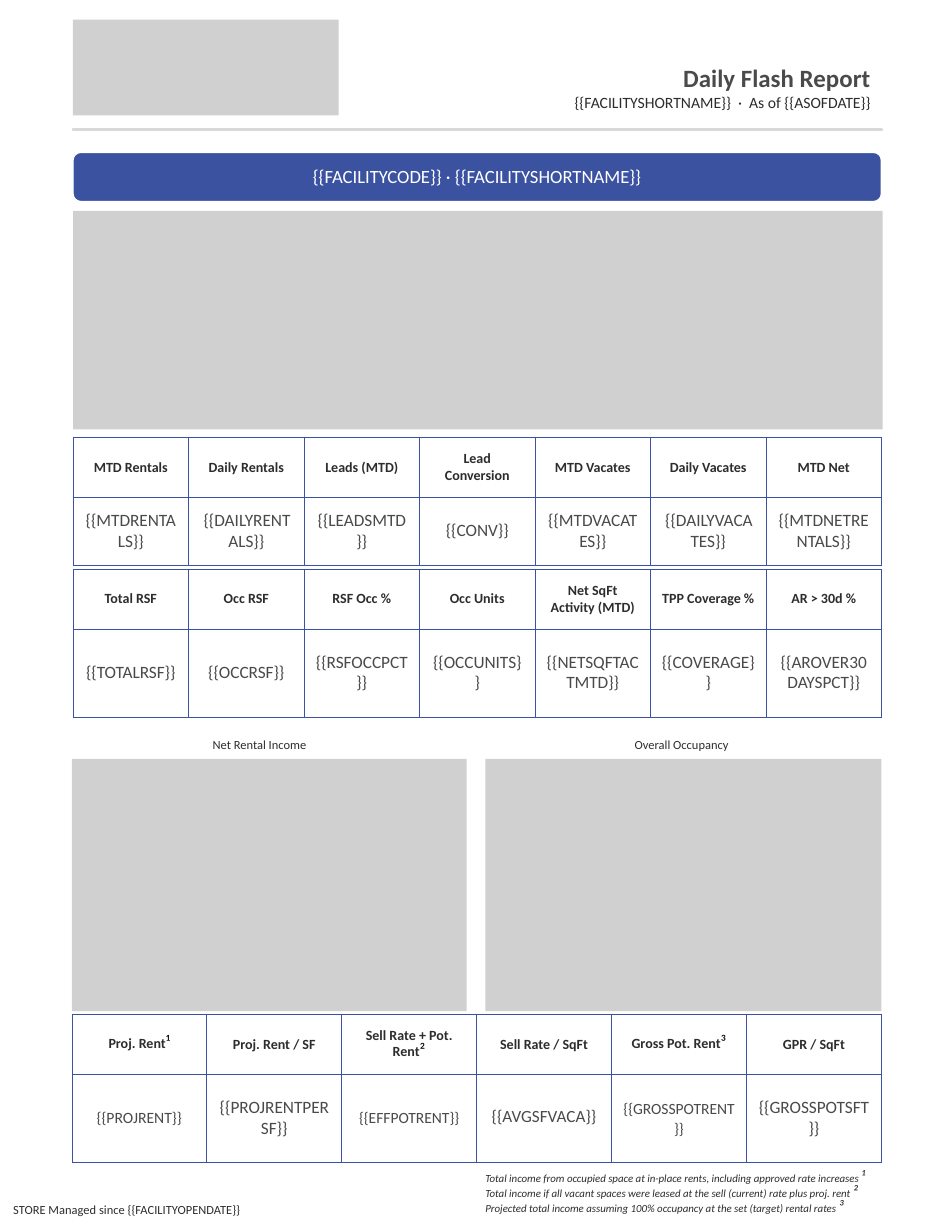
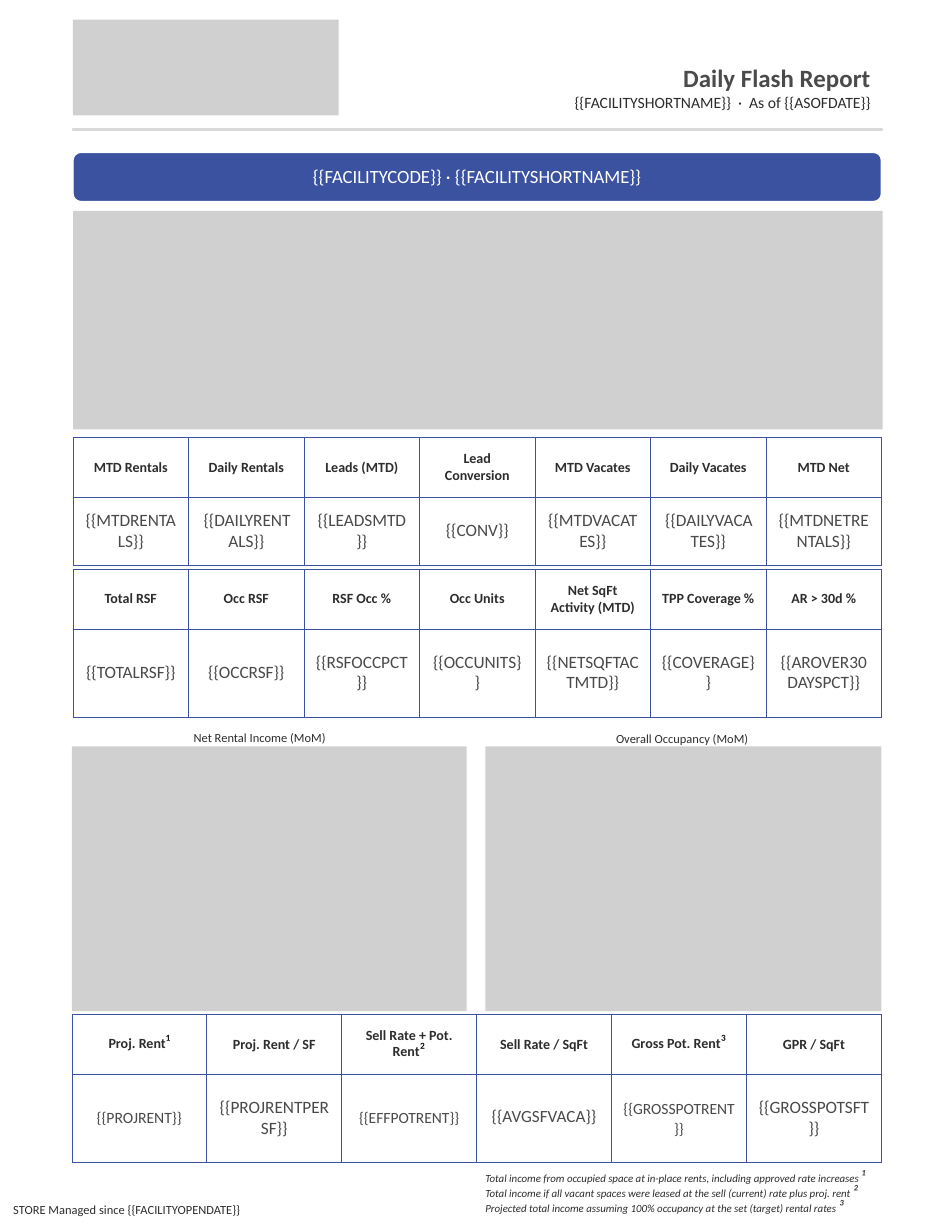
Before and after one commit to alexandermburke/ProformaBuilder, a slide deck: slide 1 of storeinsight/public/FLASHTEMPLATE.pptx. Drawn at 952x1232 pixels with LibreOffice and Linux fonts; fonts in the diff are those of the drawing; grey boxes stand for pictures. Boxes give left, top, right and bottom in pixels: in the first picture for what was removed or moved away, otherwise in the second. Text is boxed around its words. In the diff, an @@ line names an element or a change of style, - is before the commit and + after.

```diff
--- a/storeinsight/public/FLASHTEMPLATE.pptx
+++ b/storeinsight/public/FLASHTEMPLATE.pptx
@@ picture: place and size @@
-picture at bbox=[72, 759, 467, 1011]
+picture at bbox=[72, 746, 467, 1010]
@@ text at bbox=[194, 733, 325, 744]: text changed @@
-Net Rental Income
+Net Rental Income (MoM)
@@ picture: place and size @@
-picture at bbox=[485, 759, 881, 1011]
+picture at bbox=[485, 746, 881, 1010]
@@ text at bbox=[616, 734, 748, 745]: text changed @@
-Overall Occupancy
+Overall Occupancy (MoM)
```
Also in this commit, not shown: 3 other files.
